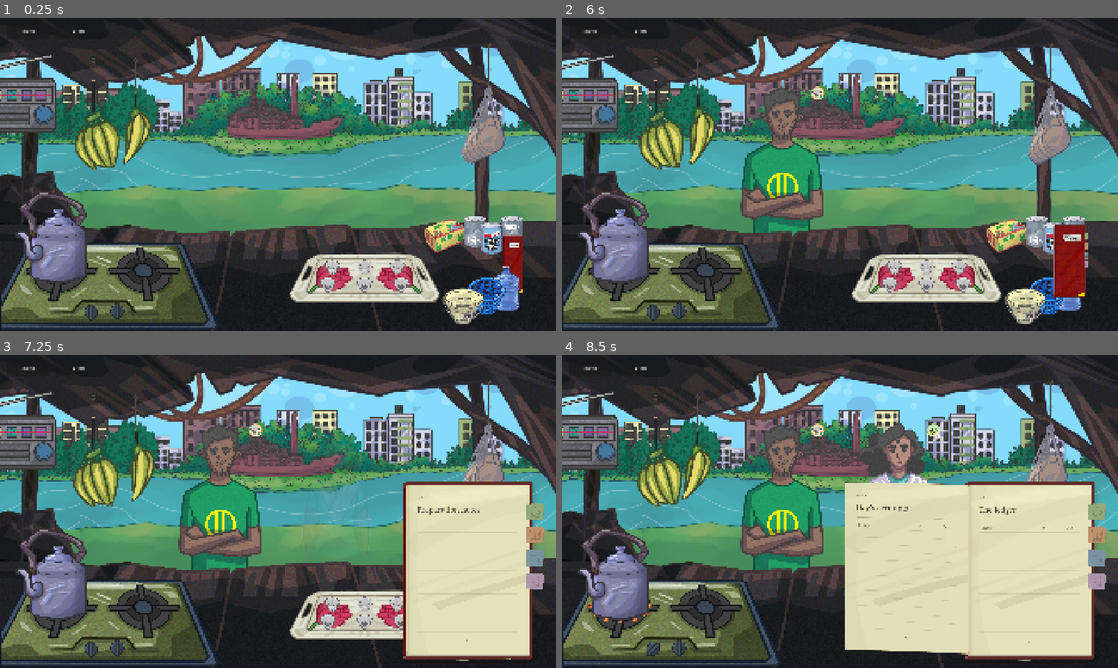
Above: before the commit, frames 1-4 (two rows, left to right).
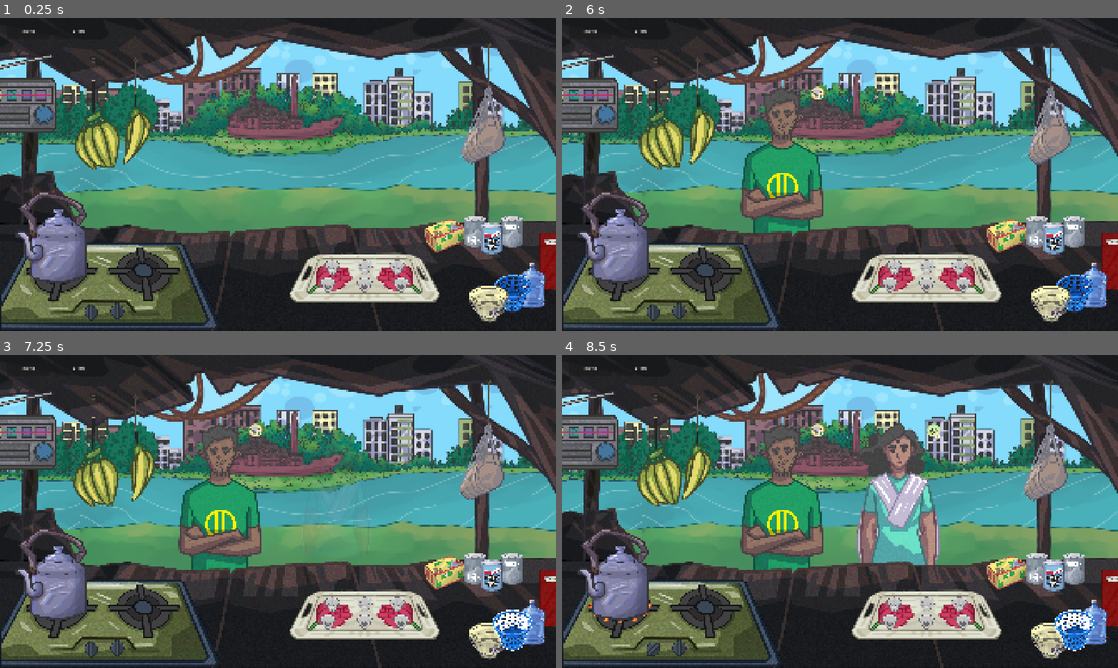
Above: after the commit, the same moments.

Repository: abhikhasnain1/Tong-Manager
Game: Godot game, scene res://scenes/app/Main.tscn
Two runs of this game, one before a commit and one after it. Both use one fixed random seed, a clock stepped at 60 frames per second and the inputs below. Sound files missing from this copy of the repository are replaced by a short silence.
Inputs (mouse positions are in pixels of both pictures, inside the frame that each line leads up to):
- Up to frame 1 (0.25 s): no input
- Up to frame 2 (6 s): tap Enter at 0.5 s; drag from (1001, 237) to (662, 124) at 0.52 s; tap Space (pour) at 1.25 s; drag from (1040, 230) to (784, 158) at 1.27 s; move the mouse to (1067, 230) at 2.02 s; hold Right 2.03-2.75 s; tap Q (quick_wash) at 2.1 s; click (1067, 230) at 2.17 s; drag from (1056, 240) to (784, 233) at 2.77 s; drag from (656, 124) to (1001, 237) at 3.52 s; drag from (695, 124) to (1001, 237) at 4.27 s; move the mouse to (1045, 124) at 5.02 s; hold S 5.03-5.75 s; tap M at 5.1 s; click (1045, 124) at 5.17 s; tap Escape (cancel) at 5.65 s; drag from (1073, 265) to (701, 124) at 5.77 s
- Up to frame 3 (7.25 s): click (511, 646) at 6.52 s
- Up to frame 4 (8.5 s): drag from (650, 649) to (1001, 574) at 7.27 s; click (1073, 646) at 8.02 s

The runs differ from the first frame. In frame 1, 3.1% of the frame differs, in the area x 79-100%, y 68-98%; in frame 2, 3.6%; in frame 3, 14%; in frame 4, 25%, in the area x 50-100%, y 40-98%.

Commit message:
Anchor demo utilities and closed khata to the screen edge

Diff:
--- a/tong-manager/scripts/development/friend_demo.gd
+++ b/tong-manager/scripts/development/friend_demo.gd
@@ -4,8 +4,14 @@
 const WATER_ART: Texture2D = preload("res://assets/art/toolkit/water_jar_drawn.png")
 const BASKET_ART: Texture2D = preload("res://assets/art/toolkit/wastebasket_drawn.png")
 
+@export var utility_edge_margin := Vector2(16, 16)
+@export_range(0.05, 0.3, 0.01) var khata_edge_crop_fraction := 0.12
+
 var hover_feedback: DemoHoverFeedback
 var presentation: FriendDemoPresentation
+var _utility_items: Array[Dictionary] = []
+var _utility_bases: Array[Dictionary] = []
+var _dock_ready := false
 
 
 func _ready() -> void:
@@ -16,7 +22,6 @@
 	_hide_station_copy($WorldRoot/ToolLayer)
 	_hide_station_copy($WorldRoot/DropZoneRoot)
 	super._ready()
-	_register_notebook_base()
 	presentation = FriendDemoPresentation.new()
 	presentation.name = "DemoPresentation"
 	add_child(presentation)
@@ -29,6 +34,58 @@
 		zone.pointer_gate = _utility_pointer_allowed.bind(bucket)
 	var waste := $WorldRoot/DropZoneRoot/DiscardArea as DiscardDropZone
 	waste.pointer_gate = _utility_pointer_allowed.bind(waste)
+	_dock_ready = true
+	_anchor_utilities()
+
+
+func _fit_authored_world() -> void:
+	# Cancel and restore any held water bottle before changing its home.
+	super._fit_authored_world()
+	if _dock_ready: _anchor_utilities()
+
+
+func _anchor_utilities() -> void:
+	var bounds := Rect2()
+	var first := true
+	for item in _utility_items:
+		if item.owner == $WorldRoot/ToolLayer/KhataStation: continue
+		var owner_node: Node2D = item.owner
+		var sprite: Sprite2D = item.sprite
+		var rect := sprite.get_rect()
+		for corner in [rect.position, Vector2(rect.end.x, rect.position.y), rect.end, Vector2(rect.position.x, rect.end.y)]:
+			var relative: Vector2 = world_root.to_local(sprite.to_global(corner)) - owner_node.position
+			var point: Vector2 = item.home + relative * hover_feedback.utility_pop_scale
+			if first:
+				bounds = Rect2(point, Vector2.ZERO)
+				first = false
+			else: bounds = bounds.expand(point)
+	var viewport_corner := get_viewport_rect().end - utility_edge_margin
+	var corner_in_world := world_root.get_global_transform_with_canvas().affine_inverse() * viewport_corner
+	var offset := corner_in_world - bounds.end
+	for item in _utility_items:
+		(item.owner as Node2D).position = item.home + offset
+	_anchor_closed_khata()
+	$WorldRoot/DropZoneRoot/BucketDropZoneAnchor.position = bucket.position + Vector2(0, -25)
+	$WorldRoot/StatusBadgeAnchors/BucketStatus.position = bucket.position + Vector2(0, -75)
+	_sync_utility_bases()
+
+
+func _anchor_closed_khata() -> void:
+	# Tuck actual painted cover pixels beyond the edge, not its transparent
+	# texture padding. The utility dock is independent of movable table items.
+	var notebook := $WorldRoot/ToolLayer/KhataStation as Node2D
+	var cover := notebook.get_node("KhataHotspot/Sprite") as Sprite2D
+	var painted := Rect2(cover.texture.get_image().get_used_rect())
+	if cover.region_enabled:
+		painted = painted.intersection(cover.region_rect)
+		painted.position -= cover.region_rect.position
+	painted.position += cover.get_rect().position
+	var canvas := cover.get_global_transform_with_canvas()
+	var left := canvas * painted.position
+	var right := canvas * painted.end
+	var target_right := get_viewport_rect().end.x + (right.x - left.x) * khata_edge_crop_fraction
+	var inverse := world_root.get_global_transform_with_canvas().affine_inverse()
+	notebook.position += inverse * Vector2(target_right, right.y) - inverse * right
 
 
 func _input(event: InputEvent) -> void:
@@ -43,8 +100,8 @@
 
 func _layout_utilities() -> void:
 	var water := $WorldRoot/ToolLayer/WaterDrum as Node2D
-	# Upright silhouettes form a shallow fan beneath the notebook. Keep the
-	# hover pop inside the 16:10 crop, with separate physical tabletop bases.
+	# These authored positions define the fan's relative spacing. Its actual
+	# home is fitted to the visible screen edge after the world is laid out.
 	water.position = Vector2(1748, 932)
 	water.scale = Vector2.ONE * 1.2
 	_set_utility_layer(water, 80)
@@ -68,6 +125,9 @@
 	shape.size = Vector2(75, 208)
 	(hotspot.get_node("CollisionShape2D") as CollisionShape2D).shape = shape
 	(hotspot.get_node("InteractionAnchor") as Node2D).position = Vector2(-25, 0)
+	for entry in [[water, water.get_node("Icon")], [waste, waste.get_node("Basket")],
+		[washing, washing.get_node("Sprite")], [notebook, hotspot.get_node("Sprite")]]:
+		_utility_items.append({"owner": entry[0], "sprite": entry[1], "home": entry[0].position})
 
 
 func _utility_pointer_allowed(_payload: HeldItemPayload, point: Vector2, utility: Node2D) -> bool:
@@ -94,11 +154,31 @@
 	for child in node.get_children(): _hide_station_copy(child)
 
 
-func _register_notebook_base() -> void:
-	var notebook := $WorldRoot/ToolLayer/KhataStation/KhataHotspot as Area2D
-	var footprint := PackedVector2Array()
-	for index in 24:
-		var angle := TAU * index / 24.0
-		footprint.append(Vector2(0, 98) + Vector2(cos(angle), sin(angle)) * Vector2(33, 6))
-	var registered := table_surface.register_item(notebook, [footprint])
-	assert(registered, "Notebook base must fit clear tabletop")
+func _register_station_bases() -> void:
+	# Screen-anchored bases are live exclusions, not cached item reservations.
+	# Relayout frees the previous home without moving or losing placed cups.
+	var definitions := [
+		[bucket, Vector2(0, 45), Vector2(57, 17)],
+		[$WorldRoot/ToolLayer/WaterDrum, Vector2(0, 61), Vector2(36, 8)],
+		[$WorldRoot/DropZoneRoot/DiscardArea, Vector2(0, 61), Vector2(45, 12)],
+		[$WorldRoot/ToolLayer/KhataStation/KhataHotspot, Vector2(0, 98), Vector2(33, 6)],
+	]
+	for definition in definitions:
+		var footprint := PackedVector2Array()
+		for index in 24:
+			var angle := TAU * index / 24.0
+			footprint.append(definition[1] + Vector2(cos(angle), sin(angle)) * definition[2])
+		var shape := Polygon2D.new()
+		shape.name = String(definition[0].name) + "DockBase"
+		shape.polygon = footprint
+		shape.hide()
+		table_surface.get_node("Exclusions").add_child(shape)
+		_utility_bases.append({"owner": definition[0], "shape": shape})
+	_sync_utility_bases()
+
+
+func _sync_utility_bases() -> void:
+	# Only relayout updates these homes: a dragged bottle keeps its resting
+	# footprint reserved until it returns, just like the other fixed utilities.
+	for entry in _utility_bases:
+		(entry.shape as Polygon2D).global_transform = (entry.owner as Node2D).global_transform
--- /dev/null
+++ b/tong-manager/tests/demo_edge_anchor_test.gd
@@ -0,0 +1,323 @@
+extends "res://tests/friend_demo_test.gd"
+## Resize the same live demo; no replacement scene can conceal stale custody.
+
+var utility_parents: Dictionary = {}
+var probe: Node2D
+var probe_shape: Array[PackedVector2Array] = [PackedVector2Array([
+	Vector2(-0.5, -0.5), Vector2(0.5, -0.5), Vector2(0.5, 0.5), Vector2(-0.5, 0.5)])]
+
+
+func utilities() -> Array[Node2D]:
+	return [screen.get_node("WorldRoot/ToolLayer/WaterDrum"),
+		screen.get_node("WorldRoot/DropZoneRoot/DiscardArea"),
+		screen.get_node("WorldRoot/ToolLayer/BucketStation"),
+		screen.get_node("WorldRoot/ToolLayer/KhataStation/KhataHotspot")]
+
+
+func utility_sprites() -> Array[Sprite2D]:
+	return [screen.get_node("WorldRoot/ToolLayer/WaterDrum/Icon"),
+		screen.get_node("WorldRoot/DropZoneRoot/DiscardArea/Basket"),
+		screen.get_node("WorldRoot/ToolLayer/BucketStation/Sprite"),
+		screen.get_node("WorldRoot/ToolLayer/KhataStation/KhataHotspot/Sprite")]
+
+
+func hover_art_bounds() -> Rect2:
+	var result := Rect2()
+	var initialized := false
+	var owners := utilities()
+	var sprites := utility_sprites()
+	# The notebook deliberately crosses the screen edge; only these three
+	# utility hover silhouettes must remain entirely inside the margin.
+	for index in 3:
+		var sprite := sprites[index]
+		var rect := sprite.get_rect()
+		var transform := sprite.get_global_transform_with_canvas()
+		var pivot := owners[index].get_global_transform_with_canvas().origin
+		for corner in [rect.position, Vector2(rect.end.x, rect.position.y), rect.end, Vector2(rect.position.x, rect.end.y)]:
+			var expanded: Vector2 = pivot + (transform * corner - pivot) * screen.hover_feedback.utility_pop_scale
+			if not initialized:
+				result = Rect2(expanded, Vector2.ZERO)
+				initialized = true
+			else: result = result.expand(expanded)
+	return result
+
+
+func notebook_alpha_bounds() -> Rect2:
+	var sprite: Sprite2D = screen.get_node("WorldRoot/ToolLayer/KhataStation/KhataHotspot/Sprite")
+	var image := sprite.texture.get_image()
+	var source := sprite.region_rect if sprite.region_enabled else Rect2(Vector2.ZERO, image.get_size())
+	var start := Vector2i(floori(source.position.x), floori(source.position.y))
+	var end := Vector2i(ceili(source.end.x), ceili(source.end.y))
+	var pixels := Rect2i(start, end - start)
+	var used := Rect2(image.get_region(pixels).get_used_rect())
+	used.position += Vector2(start) - source.position + sprite.get_rect().position
+	return sprite.get_global_transform_with_canvas() * used
+
+
+func verify_notebook_edge(label: String) -> void:
+	var bounds := notebook_alpha_bounds()
+	var viewport := root.get_visible_rect()
+	check(bounds.position.x < viewport.end.x and bounds.end.x > viewport.end.x,
+		label + " places actual opaque notebook art across the right screen edge")
+	var visible_fraction := bounds.intersection(viewport).size.x / bounds.size.x
+	check(visible_fraction > 0.75 and visible_fraction < 0.98,
+		label + " keeps most of the notebook visible with a deliberate cropped edge")
+
+
+func verify_anchor(label: String) -> void:
+	var bounds := hover_art_bounds()
+	var viewport := root.get_visible_rect()
+	var margin: Vector2 = screen.utility_edge_margin
+	check(absf(viewport.end.x - bounds.end.x - margin.x) < 1.0,
+		label + " keeps hovered artwork against the viewport's right margin")
+	check(absf(viewport.end.y - bounds.end.y - margin.y) < 1.0,
+		label + " keeps hovered artwork against the viewport's bottom margin")
+	check(viewport.encloses(bounds), label + " keeps the complete hover expansion on screen")
+	verify_notebook_edge(label)
+	for utility in utilities():
+		check(utility.get_parent() == utility_parents[utility.get_instance_id()],
+			label + " preserves utility parent and identity: " + String(utility.name))
+
+
+func resize_live(size_value: Vector2i) -> void:
+	var placed: Array[Dictionary] = []
+	for handle in get_nodes_in_group(&"table_placeables"):
+		if handle is TablePlaceable and screen.is_ancestor_of(handle) and is_instance_valid(handle.item):
+			placed.append({"item": handle.item, "parent": handle.item.get_parent(), "transform": handle.item.transform})
+	root.size = size_value
+	await frames(4)
+	var unchanged := true
+	for entry in placed:
+		unchanged = unchanged and is_instance_valid(entry.item) and entry.item.get_parent() == entry.parent and entry.item.transform == entry.transform
+	check(unchanged and not placed.is_empty(), "Dock resize leaves movable table/tray objects and ingredient containers at their existing local layout and proportions")
+	verify_anchor("Live resize %s" % size_value)
+
+
+func probe_at(surface_position: Vector2) -> DropValidation:
+	probe.position = surface_position
+	return table.validate_candidate(probe, probe_shape)
+
+
+func base_points(owner_node: Node2D, center: Vector2, radius: Vector2) -> PackedVector2Array:
+	# Sample the interior of the documented physical base, independently of
+	# whichever exclusion nodes or reservation representation implements it.
+	var result := PackedVector2Array()
+	var transform := table.global_transform.affine_inverse() * owner_node.global_transform
+	for y in [-0.5, 0.0, 0.5]:
+		for x in [-0.5, 0.0, 0.5]:
+			result.append(transform * (center + radius * Vector2(x, y)))
+	return result
+
+
+func current_base_points() -> PackedVector2Array:
+	var nodes := utilities()
+	var result := PackedVector2Array()
+	result.append_array(base_points(nodes[0], Vector2(0, 61), Vector2(36, 8)))
+	result.append_array(base_points(nodes[1], Vector2(0, 61), Vector2(45, 12)))
+	result.append_array(base_points(nodes[2], Vector2(0, 45), Vector2(57, 17)))
+	result.append_array(base_points(nodes[3], Vector2(0, 98), Vector2(33, 6)))
+	return result
+
+
+func verify_base_exclusions(label: String) -> void:
+	var blocked_inside := 0
+	var all_occupied := true
+	for point in current_base_points():
+		var validation := probe_at(point)
+		all_occupied = all_occupied and not validation.is_valid
+		if validation.reason_key == "placement.blocked": blocked_inside += 1
+	check(all_occupied, label + " does not expose occupied utility bases as free table space")
+	check(blocked_inside > 0, label + " uses live exclusions for utility bases intersecting the tabletop")
+
+
+func check_live_layout_and_old_footprints() -> void:
+	await resize_live(Vector2i(1920, 1080))
+	verify_base_exclusions("Initial layout")
+	var old_points := current_base_points()
+	var old_blocked := PackedVector2Array()
+	for point in old_points:
+		if probe_at(point).reason_key == "placement.blocked": old_blocked.append(point)
+	await resize_live(Vector2i(1280, 800))
+	verify_base_exclusions("Changed aspect")
+	var reclaimed := 0
+	for point in old_blocked:
+		if probe_at(point).is_valid: reclaimed += 1
+	check(reclaimed > 0, "Moving the dock releases old tabletop exclusions instead of leaving invisible blockers")
+	for size_value in [Vector2i(1600, 900), Vector2i(1366, 768), Vector2i(1280, 800), Vector2i(1920, 1080)]:
+		await resize_live(size_value)
+		verify_base_exclusions("Repeated resize %s" % size_value)
+	await capture("00-anchored-utilities")
+
+
+func check_water_resize_custody() -> void:
+	var water: WaterDrum = screen.get_node("WorldRoot/ToolLayer/WaterDrum")
+	var kettle: Kettle = screen.get_node("WorldRoot/ToolLayer/KettleStation")
+	var supply: DailyWaterSupply = root.get_node("GameState").water_supply
+	kettle.discard_contents()
+	var before := supply.remaining_ml
+	var identity := water.get_instance_id()
+	check(water.begin_drag(water.get_global_transform_with_canvas().origin), "Water begins an actual reserved source drag")
+	controller.update_drag(root.get_visible_rect().get_center())
+	await resize_live(Vector2i(1280, 800))
+	check(not controller.is_dragging() and water.get_instance_id() == identity,
+		"Resize cancels the held water gesture while preserving the source identity")
+	check(water.get_parent() == utility_parents[identity] and supply.remaining_ml == before and kettle.volume_ml == 0.0,
+		"Resize restores source custody without consuming water")
+	var home := water.transform
+	check(water.begin_drag(water.get_global_transform_with_canvas().origin), "Canceled water reservation can immediately be used again")
+	controller.release_drop(kettle.get_node("WaterFillTarget").get_global_transform_with_canvas().origin)
+	await frames()
+	check(kettle.volume_ml > 0.0 and is_equal_approx(before - supply.remaining_ml, kettle.volume_ml),
+		"Subsequent fill transfers the exact conserved water quantity")
+	check(not controller.is_dragging() and water.get_parent() == utility_parents[identity] and water.transform == home,
+		"Successful fill returns to the resized dock home rather than its old authored location")
+	verify_anchor("Water returned after resize")
+
+
+func right_pick(cup: Cup) -> void:
+	var point := cup.get_global_transform_with_canvas().origin
+	if DisplayServer.get_name() == "headless":
+		var press := InputEventMouseButton.new()
+		press.button_index = MOUSE_BUTTON_RIGHT
+		press.pressed = true
+		press.position = point
+		controller._input(press)
+		cup.get_node("PlacementHandle")._on_input_event(root, press, 0)
+	else:
+		await mouse_button(point, true, MOUSE_BUTTON_RIGHT)
+	check(controller.current_drag_node == cup and controller.is_move_drag(), "Right pickup retains the real cup's placement gesture")
+
+
+func right_release(point: Vector2) -> void:
+	if DisplayServer.get_name() == "headless":
+		var release := InputEventMouseButton.new()
+		release.button_index = MOUSE_BUTTON_RIGHT
+		release.position = point
+		controller._input(release)
+	else:
+		await mouse_button(point, false, MOUSE_BUTTON_RIGHT)
+
+
+func check_covered_cup_recovery() -> void:
+	await resize_live(Vector2i(1280, 800))
+	var cup: Cup = screen.get_cups()[0]
+	var handle: TablePlaceable = cup.get_node("PlacementHandle")
+	var original := cup.transform
+	var candidates := PackedVector2Array()
+	# Find a real visible utility point where this cup's base would be blocked
+	# after the dock moves. The same surface coordinates must be clear before.
+	for sprite in utility_sprites().slice(0, 3):
+		var rect: Rect2 = sprite.get_rect()
+		for y in range(2, 9):
+			for x in range(2, 9):
+				var local: Vector2 = rect.position + rect.size * Vector2(x, y) / 10.0
+				var point: Vector2 = sprite.get_global_transform_with_canvas() * local
+				if screen.hover_feedback.get_utility_at(point) == null: continue
+				var surface_point := table.get_global_transform_with_canvas().affine_inverse() * point
+				cup.global_position = table.to_global(surface_point)
+				if table.validate_candidate(cup, handle.get_footprints()).reason_key == "placement.blocked":
+					candidates.append(surface_point)
+	cup.transform = original
+	await resize_live(Vector2i(1920, 1080))
+	var destination := Vector2.INF
+	for candidate in candidates:
+		cup.global_position = table.to_global(candidate)
+		if table.validate_candidate(cup, handle.get_footprints()).is_valid:
+			destination = candidate
+			break
+	cup.transform = original
+	check(destination.is_finite(), "Fixture finds free real table space subsequently covered by the resized dock")
+	if not destination.is_finite(): return
+	await right_pick(cup)
+	await right_release(table.get_global_transform_with_canvas() * destination)
+	check(handle.surface == table and table.is_registered(cup), "Cup is placed through the normal controller before the dock moves")
+	var identity := cup.get_instance_id()
+	await resize_live(Vector2i(1280, 800))
+	var pickup := cup.get_global_transform_with_canvas().origin
+	check(screen.hover_feedback.get_utility_at(pickup) != null and table.is_registered(cup),
+		"Resize visibly covers the cup pickup while preserving its reservation and identity")
+	await right_pick(cup)
+	var clear_point: Vector2 = screen.world_root.get_global_transform_with_canvas() * Vector2(860, 900)
+	await right_release(clear_point)
+	check(not controller.is_dragging() and cup.get_instance_id() == identity and table.is_registered(cup)
+		and table.validate_item(cup).is_valid and cup.get_global_transform_with_canvas().origin.distance_to(clear_point) < 0.1,
+		"Right drag recovers the covered cup into clear table space without replacement or loss")
+
+
+func settle_notebook(modal: KhataModal) -> void:
+	var deadline := Time.get_ticks_msec() + 6000
+	while (modal.is_traveling() or modal.book.busy) and Time.get_ticks_msec() < deadline: await frames()
+	check(not modal.is_traveling() and not modal.book.busy, "Notebook presentation settles")
+
+
+func check_notebook_resize_return() -> void:
+	var modal: KhataModal = screen.khata_modal
+	var cover: Sprite2D = screen.get_node("WorldRoot/ToolLayer/KhataStation/KhataHotspot/Sprite")
+	modal.open_peek()
+	await settle_notebook(modal)
+	check(modal.is_peeking() and not cover.is_visible_in_tree(), "Peek owns the same docked cover")
+	await resize_live(Vector2i(1600, 900))
+	var resized_home := cover.get_global_transform_with_canvas()
+	modal.close_peek()
+	await settle_notebook(modal)
+	check(not modal.is_peeking() and cover.is_visible_in_tree() and cover.get_global_transform_with_canvas() == resized_home,
+		"Closing after resize restores the actual cover at the new viewport dock")
+	verify_notebook_edge("Peek returned after resize")
+	check(not controller.is_world_input_blocked(), "Resized notebook return releases world input")
+	await capture("01-notebook-returned")
+	check(modal.open(), "Full notebook opens from the same dock")
+	await settle_notebook(modal)
+	modal.close()
+	var deadline := Time.get_ticks_msec() + 6000
+	while not modal.is_traveling() and Time.get_ticks_msec() < deadline: await frames()
+	check(modal.is_traveling() and not cover.is_visible_in_tree(), "Full close enters the actual cover return journey")
+	await resize_live(Vector2i(1366, 768))
+	resized_home = cover.get_global_transform_with_canvas()
+	await settle_notebook(modal)
+	check(cover.is_visible_in_tree() and cover.get_global_transform_with_canvas() == resized_home
+		and not controller.is_world_input_blocked(), "Resize during Full return lands at the new cover home and releases modal ownership")
+	verify_notebook_edge("Full returned during resize")
+
+
+func check_bucket_after_resize() -> void:
+	await resize_live(Vector2i(1280, 800))
+	var cup: Cup = screen.get_cups()[0]
+	var identity := cup.get_instance_id()
+	fill(cup)
+	check(cup.mark_served() and cup.finish_consumption(), "Bucket fixture uses the normal dirty-cup lifecycle")
+	var water_before: float = root.get_node("GameState").water_supply.remaining_ml
+	var stock_before := stock.quantities
+	await take_cup(cup)
+	check(await drop_bucket(), "Resized bucket receives the original dirty cup through its real drop target")
+	bucket.config.output_travel_seconds = 0.0
+	check(bucket.begin_wash(), "Resized bucket can begin the existing held wash")
+	bucket.advance_washing(bucket.config.wash_seconds)
+	await frames()
+	check(cup.get_instance_id() == identity and cup.state == Cup.CupState.CLEAN and not bucket.has_cup(cup),
+		"Resized bucket returns the same clean cup automatically")
+	var handle: TablePlaceable = cup.get_node("PlacementHandle")
+	check(handle.surface == tray.interior_surface and tray.interior_surface.is_registered(cup),
+		"Automatic output keeps tray-first geometry and custody after resize")
+	check(root.get_node("GameState").water_supply.remaining_ml == water_before and stock.quantities == stock_before,
+		"Washing after resize neither depletes brewing water nor refunds ingredients")
+	await capture("02-bucket-after-resize")
+
+
+func run() -> void:
+	var args := OS.get_cmdline_user_args()
+	if not args.is_empty(): capture_dir = args[0]
+	if not capture_dir.is_empty(): DirAccess.make_dir_recursive_absolute(capture_dir)
+	await fixture()
+	for utility in utilities(): utility_parents[utility.get_instance_id()] = utility.get_parent()
+	probe = Node2D.new()
+	table.add_child(probe)
+	await check_live_layout_and_old_footprints()
+	await check_water_resize_custody()
+	await check_covered_cup_recovery()
+	await check_notebook_resize_return()
+	await check_bucket_after_resize()
+	if is_instance_valid(screen): screen.queue_free()
+	await frames()
+	await create_timer(0.35).timeout
+	print("DEMO_EDGE_ANCHOR: %d checks; %d failures" % [checks, failures.size()])
+	quit(0 if failures.is_empty() else 1)
--- a/tong-manager/tests/friend_demo_test.gd
+++ b/tong-manager/tests/friend_demo_test.gd
@@ -121,9 +121,11 @@
 	var basket: DiscardDropZone = screen.get_node("WorldRoot/DropZoneRoot/DiscardArea")
 	var bottle_shape: CollisionPolygon2D = screen.get_node("WorldRoot/ToolLayer/WaterDrum/CollisionPolygon2D")
 	var overlap := Vector2.INF
-	for y in range(930, 986, 2):
-		for x in range(1704, 1724, 2):
-			var candidate: Vector2 = screen.world_root.get_global_transform_with_canvas() * Vector2(x, y)
+	var bottle_bounds := Rect2(bottle_shape.polygon[0], Vector2.ZERO)
+	for vertex in bottle_shape.polygon: bottle_bounds = bottle_bounds.expand(vertex)
+	for y in range(ceili(bottle_bounds.position.y), floori(bottle_bounds.end.y), 2):
+		for x in range(ceili(bottle_bounds.position.x), floori(bottle_bounds.end.x), 2):
+			var candidate: Vector2 = bottle_shape.get_global_transform_with_canvas() * Vector2(x, y)
 			if screen.hover_feedback.get_utility_at(candidate) == basket and Geometry2D.is_point_in_polygon(
 				bottle_shape.get_global_transform_with_canvas().affine_inverse() * candidate, bottle_shape.polygon):
 				overlap = candidate
@@ -184,7 +186,7 @@
 func overlapping_utilities() -> void:
 	await fixture()
 	var cups: Array[Cup] = screen.get_cups().slice(0, 2)
-	var overlap: Vector2 = screen.world_root.get_global_transform_with_canvas() * Vector2(1650, 977)
+	var overlap: Vector2 = bucket.get_global_transform_with_canvas() * Vector2(50, -18)
 	var waste: DiscardDropZone = screen.get_node("WorldRoot/DropZoneRoot/DiscardArea")
 	var waste_scale := waste.get_global_transform_with_canvas().get_scale()
 	check(bucket.contains_pointer(overlap) and overlap.distance_to(waste.get_global_transform_with_canvas().origin)
Not shown, added: tong-manager/tests/demo_edge_anchor_test.gd.uid
